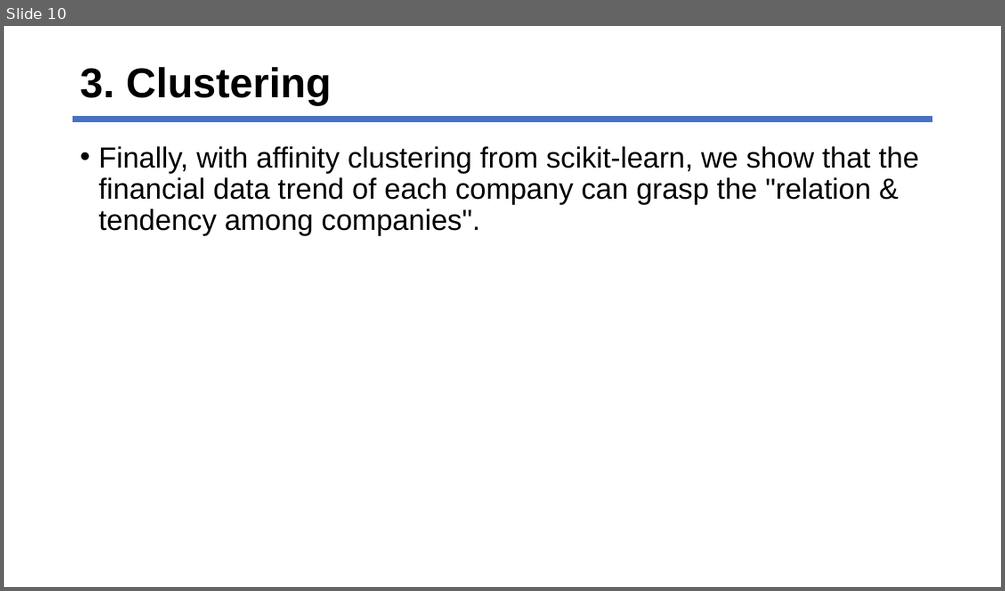
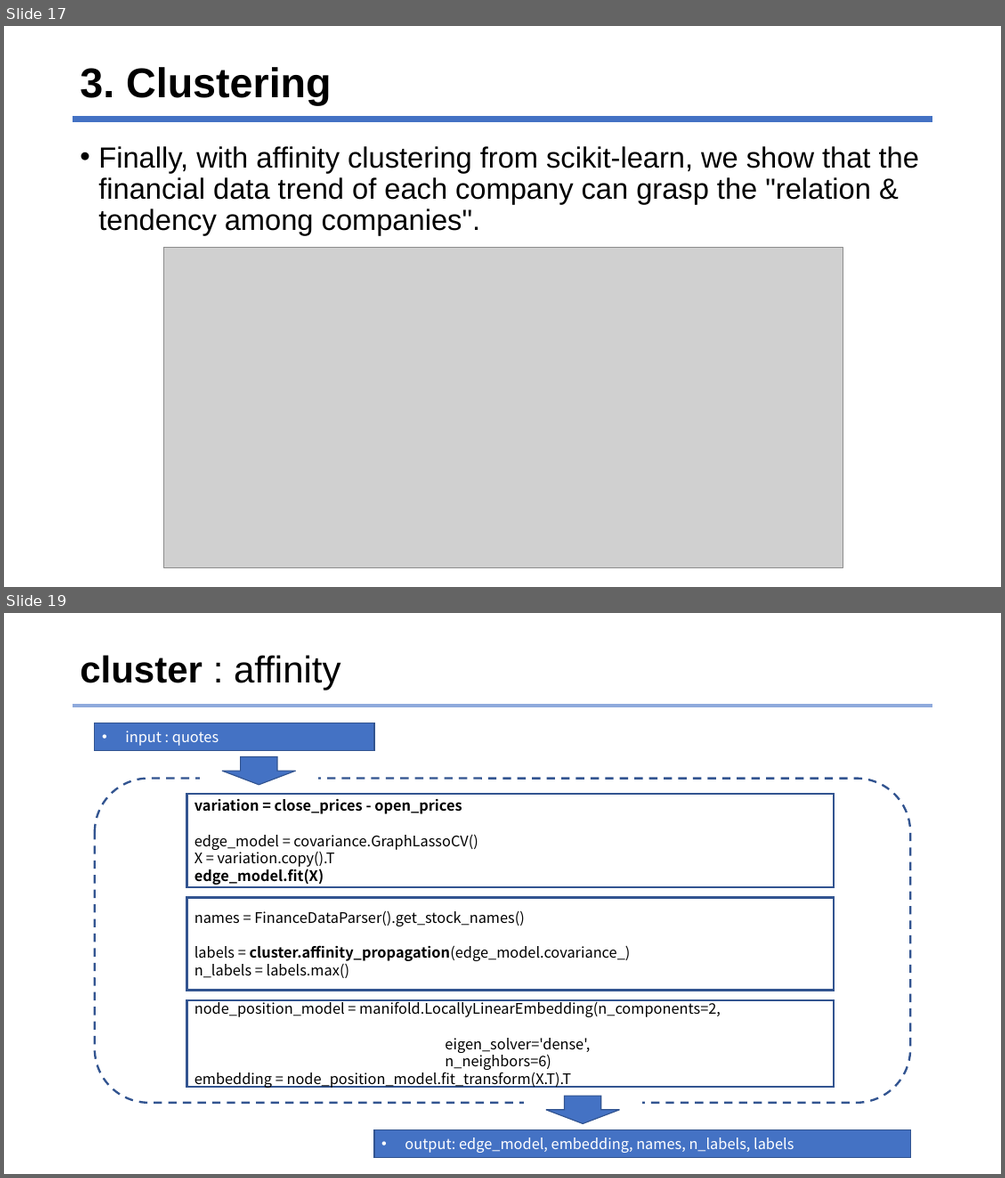
Before and after one commit to jhyun0919/skku_python_proj, a slide deck: etc/skku_term_proj.pptx. Shown one above the other, each under a label of ours: slide 10 before the commit, slides 17 and 19 after it; the slides between them are not shown. The pictures are 1005x591 and 1005x1178 pixels, drawn with LibreOffice and Linux fonts; fonts in the diff are those of the drawing; grey boxes stand for pictures. Boxes give left, top, right and bottom in pixels: in the first picture for what was removed or moved away, otherwise in the second. Text is boxed around its words. In the diff, an @@ line names an element or a change of style, - is before the commit and + after.

```diff
--- a/etc/skku_term_proj.pptx
+++ b/etc/skku_term_proj.pptx
@@ slide 19 added at bbox=[4, 613, 1001, 1174], background #FFFFFF @@
@@ title added at bbox=[80, 655, 341, 690], 36 pt, text #000000 @@
+cluster : affinity
@@ line added from (73, 706) to (933, 706), #8FAADC 3.16 pt @@
@@ rectangle added at bbox=[95, 723, 374, 751], fill #4472C4, outline #325491 1 pt, 14 pt, text #FFFFFF @@
+• input : quotes
@@ rectangle added at bbox=[200, 770, 317, 784], fill #FFFFFF, outline #FFFFFF 1 pt @@
@@ down arrow added at bbox=[222, 756, 296, 784], fill #4472C4, outline #325491 1 pt @@
@@ rounded rectangle added at bbox=[95, 779, 910, 1103], outline #325491 2 pt dashed @@
@@ rectangle added at bbox=[187, 794, 834, 888], outline #325491 2 pt, 14 pt, text #000000 @@
+variation = close_prices - open_prices
+edge_model = covariance.GraphLassoCV()
+X = variation.copy().T
+edge_model.fit(X)
@@ rectangle added at bbox=[187, 897, 834, 989], outline #325491 2 pt, 14 pt, text #000000 @@
+names = FinanceDataParser().get_stock_names()
+labels = cluster.affinity_propagation(edge_model.covariance_)
+n_labels = labels.max()
@@ rectangle added at bbox=[187, 1000, 834, 1087], outline #325491 2 pt, 14 pt, text #000000 @@
+node_position_model = manifold.LocallyLinearEmbedding(n_components=2,
+eigen_solver='dense',
+n_neighbors=6)
+embedding = node_position_model.fit_transform(X.T).T
@@ rectangle added at bbox=[525, 1090, 642, 1104], fill #FFFFFF, outline #FFFFFF 1 pt @@
@@ down arrow added at bbox=[546, 1095, 619, 1123], fill #4472C4, outline #325491 1 pt @@
@@ rectangle added at bbox=[374, 1130, 910, 1158], fill #4472C4, outline #325491 1 pt, 14 pt, text #FFFFFF @@
+• output: edge_model, embedding, names, n_labels, labels
@@ what was slide 10 is now slide 17 @@
@@ slide 17 changed as well @@
@@ picture added at bbox=[163, 248, 842, 567] @@
```
Also in this commit, not shown: 7 other slides changed, 10 other slides added, 5 slides removed, 4 other files.
